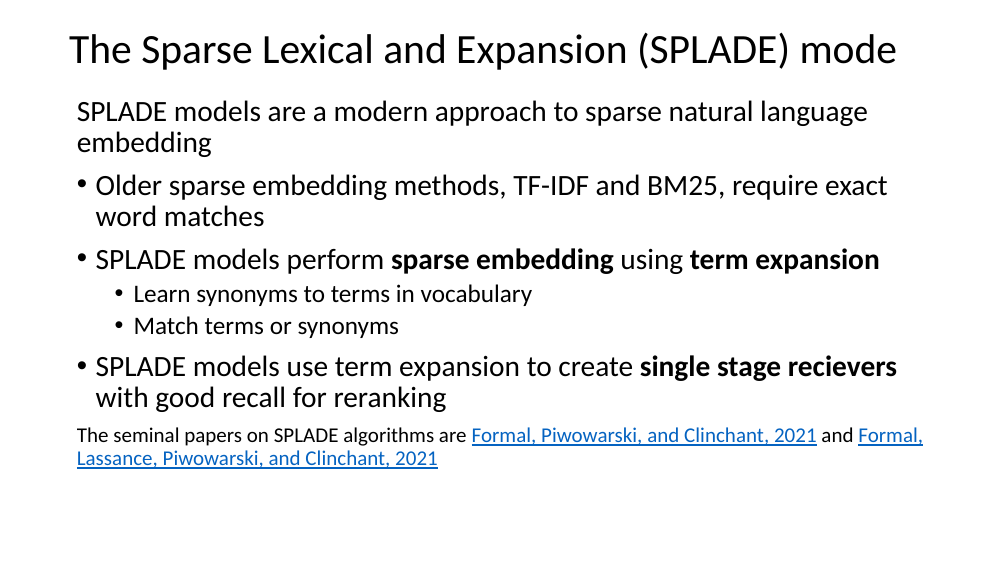
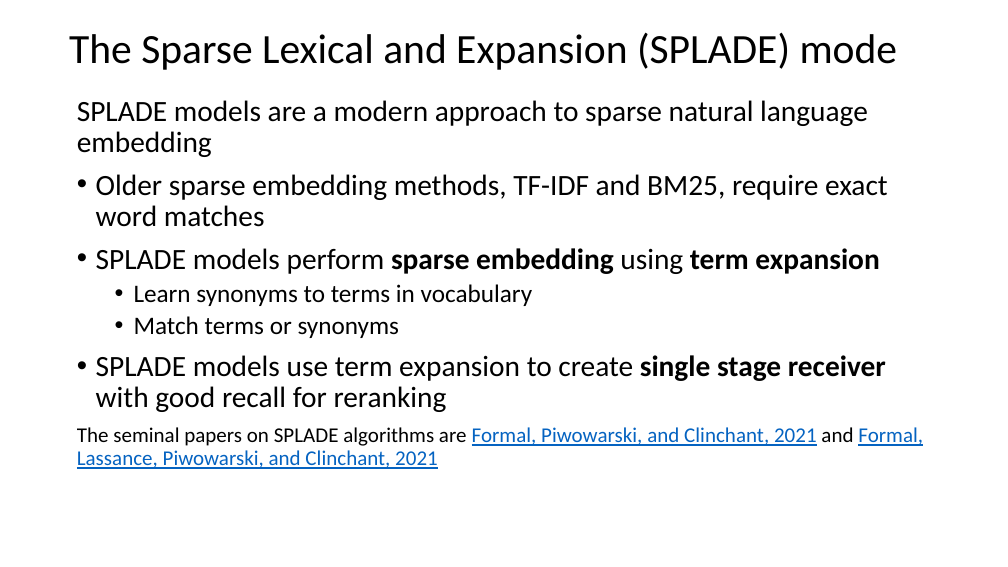
Before and after one commit to jonahneu/CSCI-E-108, a slide deck: slide 61 of slides/7_InformationRetrievalSearch.pptx. Drawn at 1008x567 pixels with LibreOffice and Linux fonts; fonts in the diff are those of the drawing. Boxes give left, top, right and bottom in pixels: in the first picture for what was removed or moved away, otherwise in the second. Text is boxed around its words. In the diff, an @@ line names an element or a change of style, - is before the commit and + after.

Commit message:
Corrrected typos from lecture

```diff
--- a/slides/7_InformationRetrievalSearch.pptx
+++ b/slides/7_InformationRetrievalSearch.pptx
@@ text at (96, 355, 886, 412): text changed @@
-• SPLADE models use term expansion to create single stage recievers with good recall for reranking
+• SPLADE models use term expansion to create single stage receiver with good recall for reranking
```
Also in this commit, not shown: 2 other slides changed.
